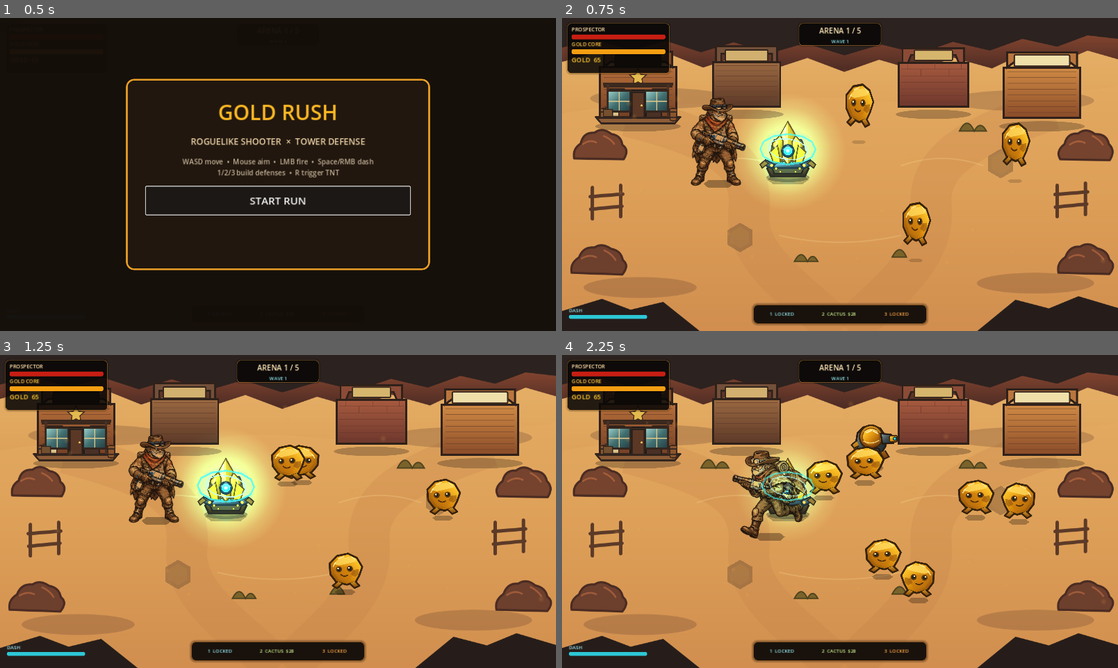
Above: before the commit, frames 1-4 (two rows, left to right).
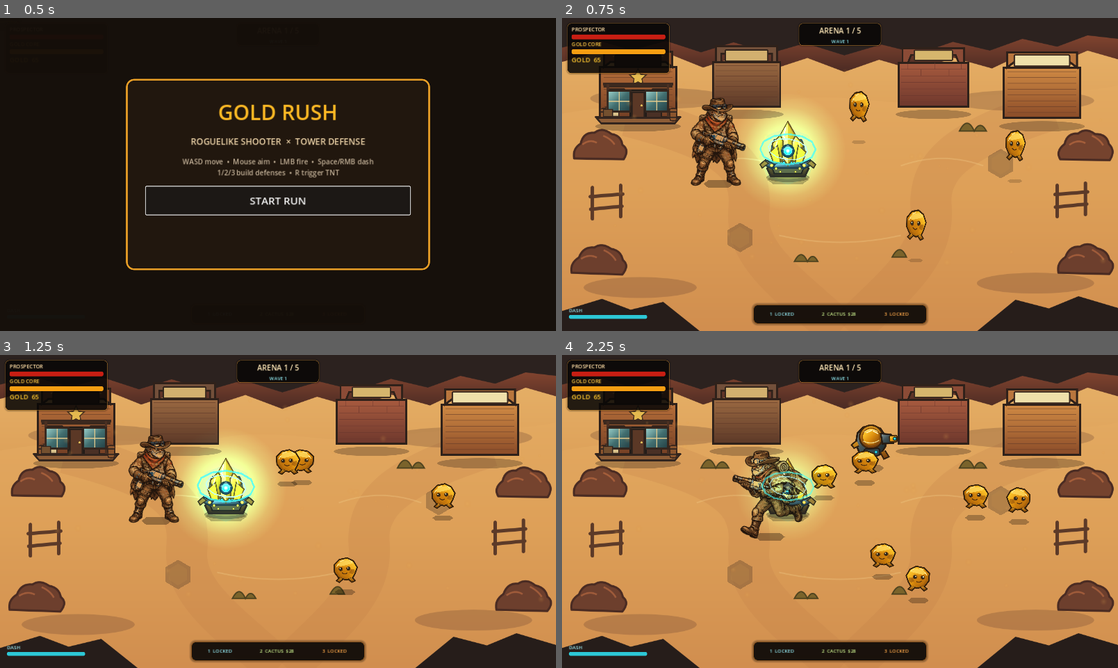
Above: after the commit, the same moments.

Repository: motomotoo1997-art/monster-quest
Game: Godot game, scene res://scenes/main/Main.tscn
The game is run twice, just before and just after one commit, with the same random seed, the same clock (stepped at 60 frames per second) and the same inputs.
Inputs (mouse positions are in pixels of both pictures, inside the frame that each line leads up to):
- Up to frame 1 (0.5 s): no input
- Up to frame 2 (0.75 s): click "START RUN" at 0.5 s
- Up to frame 3 (1.25 s): no input
- Up to frame 4 (2.25 s): tap Enter at 1.25 s; move the mouse to (962, 495) at 1.27 s; hold D (move_right) 1.28-2.03 s; tap E (ability_e) at 1.35 s; move the mouse to (728, 527) at 2.02 s; hold S (move_down) from 2.03 s (still down); tap Q (ability_q) at 2.1 s

Frame 1 is identical in both runs. In frame 2, 1.3% of the frame differs, in the area x 51-85%, y 20-73%; in frame 3, 1.5%; in frame 4, 2.5%, in the area x 43-86%, y 29-78%.

Commit message:
fix: preserve enemy combat composition scale

Diff:
--- a/gold-rush-roguelike/scenes/enemies/GoldHopper.tscn
+++ b/gold-rush-roguelike/scenes/enemies/GoldHopper.tscn
@@ -48,7 +48,7 @@
 position = Vector2(0,-40)
 sprite_frames = SubResource("SpriteFrames_enemy")
 animation = &"idle"
-scale = Vector2(0.48,0.48)
+scale = Vector2(0.34,0.34)
 [node name="HealthComponent" type="Node" parent="."]
 script = ExtResource("2_health")
 max_health = 36.0
